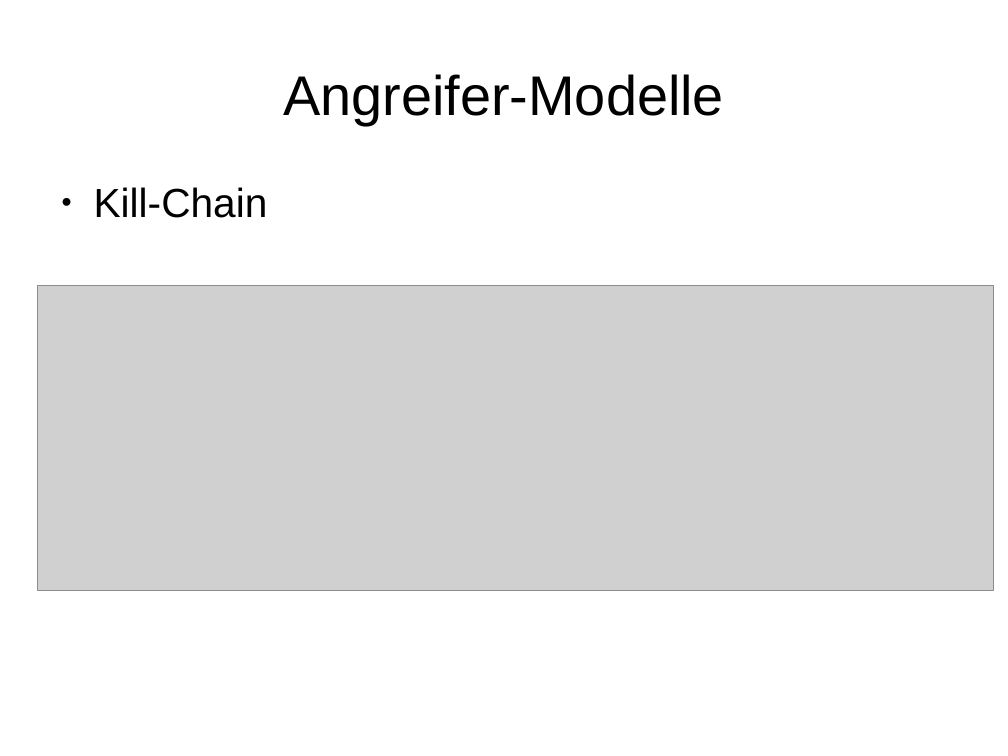
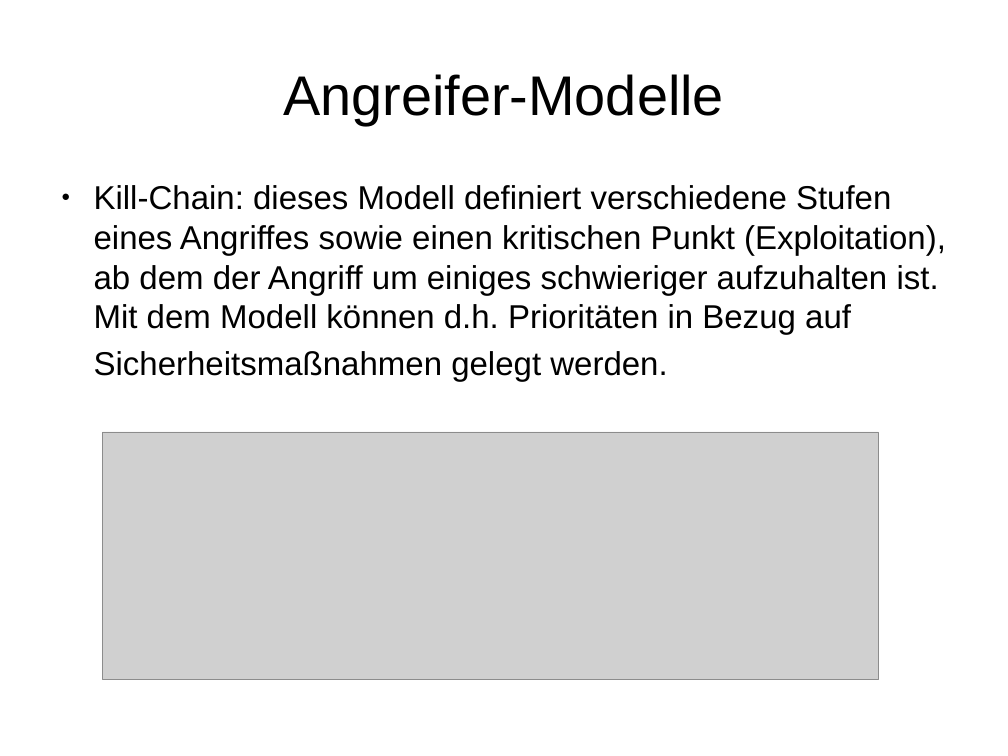
Before and after one commit to LennartDuemke/Sicherheit, a slide deck: slide 8 of Präsentationen/Risiken_bewerten.pptx. Drawn at 1008x756 pixels with LibreOffice and Linux fonts; fonts in the diff are those of the drawing; grey boxes stand for pictures. Boxes give left, top, right and bottom in pixels: in the first picture for what was removed or moved away, otherwise in the second. Text is boxed around its words. In the diff, an @@ line names an element or a change of style, - is before the commit and + after.

```diff
--- a/Präsentationen/Risiken_bewerten.pptx
+++ b/Präsentationen/Risiken_bewerten.pptx
@@ text at box(94, 185, 946, 382): text changed; size 32 to 26 pt @@
-● Kill-Chain
+● Kill-Chain: dieses Modell definiert verschiedene Stufen eines Angriffes sowie einen kritischen Punkt (Exploitation), ab dem der Angriff um einiges schwieriger aufzuhalten ist. Mit dem Modell können d.h. Prioritäten in Bezug auf Sicherheitsmaßnahmen gelegt werden.
@@ picture: place and size @@
-picture at box(38, 285, 993, 590)
+picture at box(102, 432, 878, 679)
```
Also in this commit, not shown: 2 other slides changed, 1 slide added.
